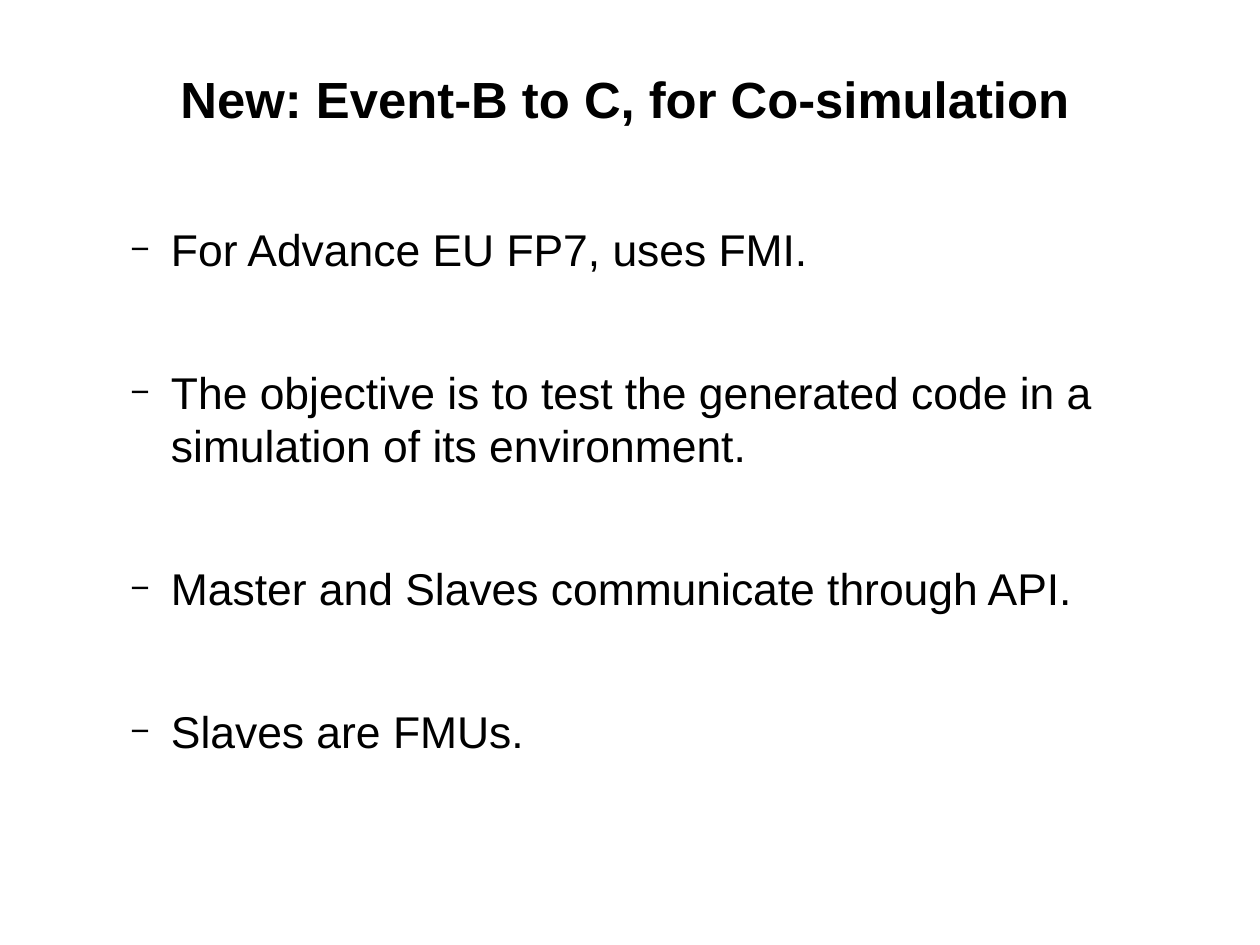
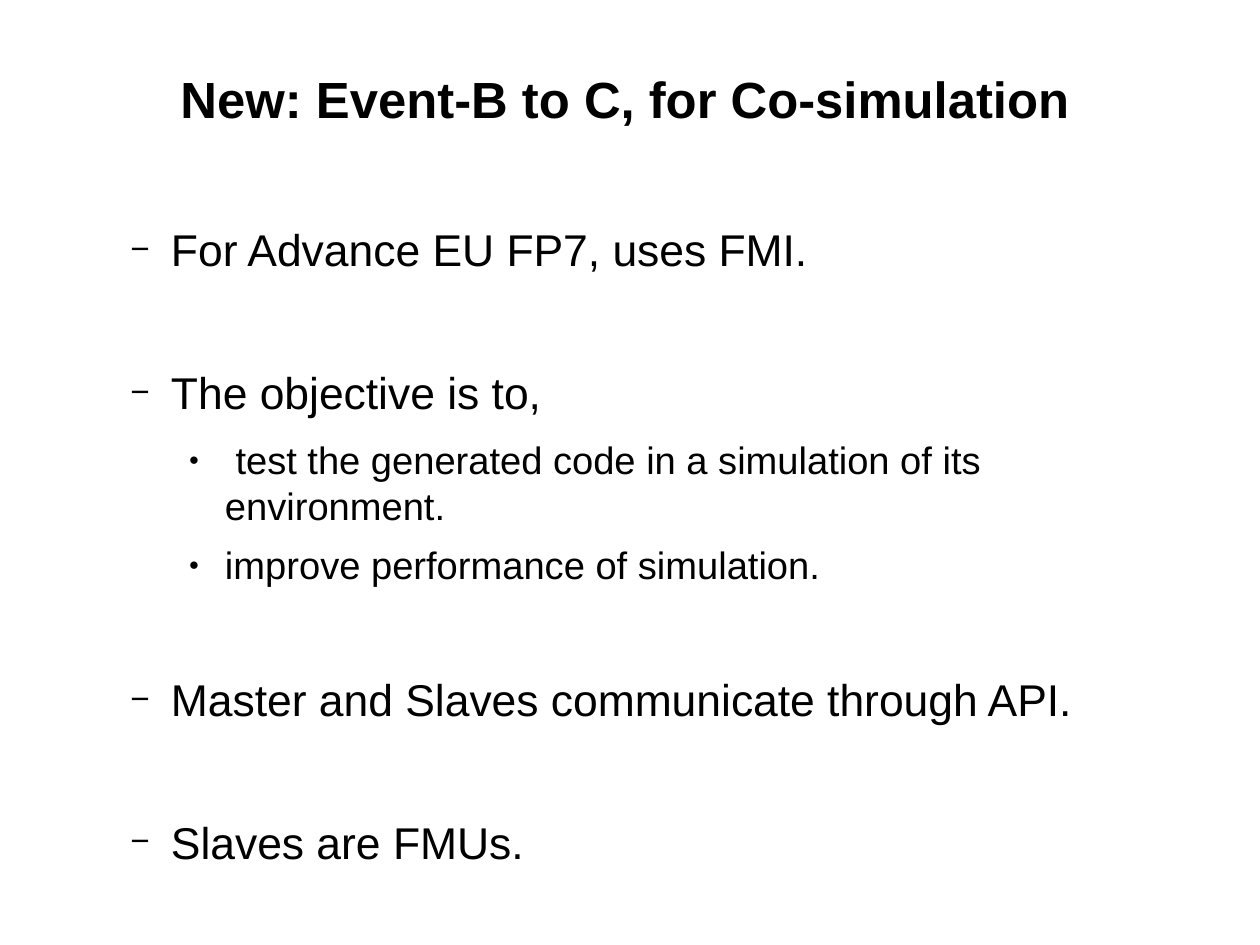
Before and after one commit to weetmuts/rodin-b-sharp-iUML_B_Utils, a slide deck: slide 11 of work/store/Writing/RUDW2014(accepted)/presentation/RUDW2014presentation.odp (slide 8 before the commit). Drawn at 1260x945 pixels with LibreOffice and Linux fonts; fonts in the diff are those of the drawing. Boxes give left, top, right and bottom in pixels: in the first picture for what was removed or moved away, otherwise in the second. Text is boxed around its words. In the diff, an @@ line names an element or a change of style, - is before the commit and + after.

```diff
--- a/work/store/Writing/RUDW2014(accepted)/presentation/RUDW2014presentation.odp
+++ b/work/store/Writing/RUDW2014(accepted)/presentation/RUDW2014presentation.odp
@@ text at (x1=171, y1=376, x2=981, y2=587): text changed; size 28 to 24 pt @@
-  − The objective is to test the generated code in a simulation of its environment.
+  − The objective is to,
+    ● test the generated code in a simulation of its environment.
+    ● improve performance of simulation.
```
Also in this commit, not shown: 1 other slide changed, 4 slides added, 1 slide removed, 4 other files.
